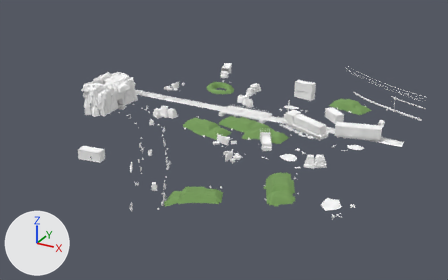
Two versions of the glTF model assets/models/outdoor/outdoor_02.glb, one commit apart.
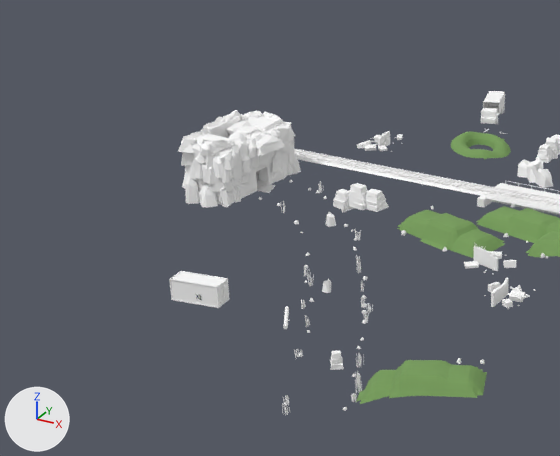
Each version is shown whole from a 50 mm lens placed at (73.7, -141.1, 65.0), pointed at (-1.5, -4.4, -3.3), then close up on the part from 0% to 57% of the width and 8% to 82% of the height. Lighting does not change. The marker at lower left points along +X, +Y and +Z. The older version's two pictures come first. Vertices at exactly the same position are counted once.

The older version as bpy lines, for what is in view:
```python
me_gas_station_town = bpy.data.meshes.new('gas_station_town')
me_gas_station_town.from_pydata(...)  # 18405 vertices, 27326 faces; spans x -44.9..45.4, y -47.7..46.1, z -4.3..8.5
# faces by material slot: [23182, 4118, 2, 12, 12]
me_gas_station_town.materials.append(mat_kit_atlas)  # white #ffffff
me_gas_station_town.materials.append(mat_ground)  # picture img_kit_dbr_ground
me_gas_station_town.materials.append(mat_decals_cut)
me_gas_station_town.materials.append(mat_glass)
me_gas_station_town.materials.append(mat_decals)  # picture img_outdoor_decals
ob_gas_station_town = bpy.data.objects.new('gas_station_town', me_gas_station_town)
ob_gas_station_town.location = (0.0, 0.0, 0.0)
```
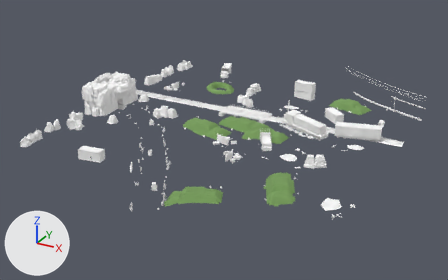
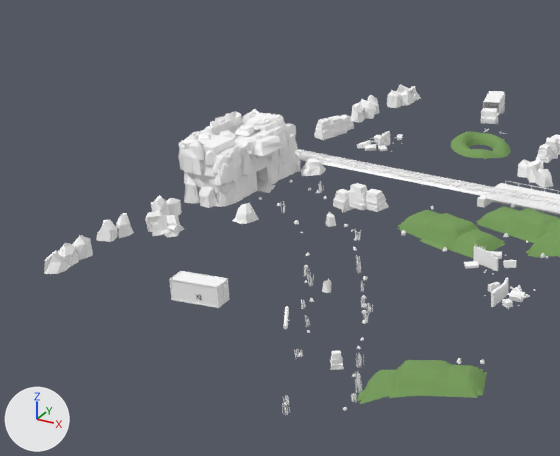
The change in detail:
me_gas_station_town is used by ob_gas_station_town; location (0.0, 0.0, 0.0).
me_gas_station_town had 18405 vertices, 27326 faces and spanned x -44.9..45.4, y -47.7..46.1, z -4.3..8.5.
me_gas_station_town now has 18925 vertices, 28118 faces and spans x -45.0..45.4, y -47.7..46.1, z -4.3..8.6.
me_gas_station_town part 1: the loose piece of 20 vertices spanning x -44.3..-41.5, y -12.4..-10.2, z 6.2..7.8 is rebuilt with 20 vertices and now spans x -44.2..-41.5, y -11.5..-10.0, z 5.5..7.7.
me_gas_station_town part 2: the loose piece of 20 vertices spanning x -38.2..-36.0, y -7.0..-3.8, z 4.8..7.0 is rebuilt with 20 vertices and now spans x -38.3..-36.3, y -6.9..-3.7, z 5.4..6.9.
me_gas_station_town part 3: the loose piece of 20 vertices spanning x -37.9..-36.2, y -4.7..-2.4, z 2.9..5.2 is rebuilt with 20 vertices and now spans x -38.0..-36.5, y -5.2..-2.3, z 3.7..6.1.
me_gas_station_town part 4: the loose piece of 20 vertices spanning x -42.3..-40.0, y -11.6..-10.3, z 1.0..3.6 is rebuilt with 20 vertices and now spans x -43.2..-39.9, y -11.5..-10.1, z 1.3..4.2.
me_gas_station_town part 5: the loose piece of 20 vertices spanning x -42.1..-40.1, y -12.2..-10.6, z 2.9..6.0 is rebuilt with 20 vertices and now spans x -42.5..-40.5, y -12.2..-10.4, z 3.4..6.5.
me_gas_station_town part 6: the loose piece of 20 vertices spanning x -42.6..-39.5, y -12.0..-10.2, z 5.0..7.3 is rebuilt with 20 vertices and now spans x -43.2..-40.1, y -12.1..-10.1, z 5.5..7.9.
me_gas_station_town part 7: the loose piece of 20 vertices spanning x -38.4..-36.8, y -2.0..1.3, z -0.6..1.7 is rebuilt with 20 vertices and now spans x -38.5..-36.8, y -2.0..0.9, z -0.6..2.1.
me_gas_station_town part 8: the loose piece of 20 vertices spanning x -44.8..-42.7, y 1.9..4.2, z 5.9..7.5 is rebuilt with 20 vertices and now spans x -44.2..-42.8, y 1.8..3.9, z 6.3..7.5.
me_gas_station_town part 9: the loose piece of 20 vertices spanning x -38.4..-36.8, y -1.7..0.8, z 0.9..3.1 is rebuilt with 20 vertices and now spans x -38.3..-36.9, y -1.4..0.3, z 1.1..3.1.
me_gas_station_town part 10: the loose piece of 20 vertices spanning x -44.6..-42.9, y -6.9..-4.2, z 6.7..8.4 is rebuilt with 20 vertices and now spans x -44.1..-42.6, y -6.3..-4.3, z 6.3..8.5.
me_gas_station_town part 11: the loose piece of 20 vertices spanning x -38.2..-36.5, y -1.1..0.6, z 2.6..4.7 is rebuilt with 20 vertices and now spans x -38.5..-36.7, y -1.8..0.5, z 2.6..5.2.
me_gas_station_town part 12: the loose piece of 20 vertices spanning x -40.6..-38.5, y -12.0..-10.0, z 4.2..7.2 is rebuilt with 20 vertices and now spans x -40.3..-38.5, y -11.8..-9.9, z 4.9..7.3.
me_gas_station_town part 13: 73 loose pieces with 1460 vertices, spanning x -44.9..-34.7, y -13.1..5.6, z -0.6..8.5, are deleted.
me_gas_station_town part 14: 80 vertices moved from x -44.1..-36.4, y -11.2..4.2, z -0.6..8.3 to x -44.2..-36.6, y -11.6..3.9, z -0.6..8.6; 526 vertices removed from x -44.6..-36.7, y -13.1..4.9, z -0.6..8.5; 2166 vertices added at x -45.0..-31.1, y -39.9..5.7, z -1.0..8.6.
me_gas_station_town part 15: 340 vertices added at x -43.7..-38.8, y 16.0..42.0, z -0.2..3.0.
me_gas_station_town part 16: 60 kept faces spanning x -44.2..-36.6, y -10.3..3.9, z -0.6..8.4 get new texture (UV) coordinates.
Other edits to the shape of me_gas_station_town do not show in these pictures.

Pixel boxes [x1, y1, x2, y2] of what changed, in the close-ups (560 x 456 px):
'gas_station_town', reshaped
    before: [169, 91, 560, 415]
    after: [44, 85, 560, 415]
part 1 of me_gas_station_town, rebuilt
    before: [178, 140, 198, 153]
    after: [181, 138, 193, 149]
part 2 of me_gas_station_town, rebuilt
    before: [248, 138, 257, 158]
    after: [244, 138, 256, 154]
part 3 of me_gas_station_town, rebuilt (mostly hidden afterwards)
    before: [259, 153, 272, 166]
    after: [256, 154, 267, 162]
part 4 of me_gas_station_town, rebuilt (mostly hidden)
    before: [198, 178, 209, 190]
    after: [194, 175, 208, 188]
part 5 of me_gas_station_town, rebuilt (8% wider)
    before: [193, 158, 204, 179]
    after: [192, 155, 204, 175]
part 6 of me_gas_station_town, rebuilt (7% wider)
    before: [192, 143, 206, 163]
    after: [190, 139, 205, 160]
part 7 of me_gas_station_town, rebuilt
    before: [272, 166, 284, 183]
    after: [270, 166, 278, 184]
part 8 of me_gas_station_town, rebuilt
    before: [244, 111, 255, 117]
    after: [248, 112, 256, 118]
part 9 of me_gas_station_town, rebuilt
    before: [272, 157, 278, 173]
    after: [273, 160, 277, 171]
part 10 of me_gas_station_town, rebuilt
    before: [203, 121, 218, 129]
    after: [210, 121, 221, 135]
part 11 of me_gas_station_town, rebuilt
    before: [272, 150, 281, 161]
    after: [271, 149, 279, 162]
part 12 of me_gas_station_town, rebuilt
    before: [204, 155, 215, 170]
    after: [205, 145, 218, 165]
part 13 of me_gas_station_town, deleted
    before: [181, 110, 301, 208]
part 14 of me_gas_station_town, built on
    before: [185, 110, 298, 205]
    after: [44, 109, 326, 274]
part 15 of me_gas_station_town, added
    after: [314, 85, 421, 140]
part 16 of me_gas_station_town, surface changed
    before: [222, 116, 263, 141]
    after: [225, 117, 262, 140]
